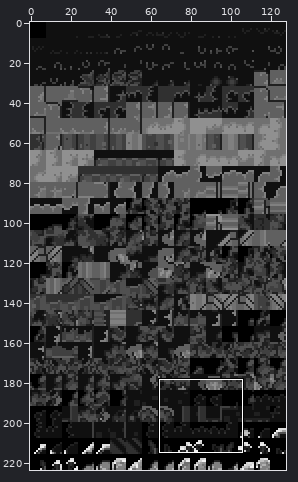
Sprite sheet -- data/tilesets/primary/ikigai_outdoors/tiles.png. The first picture is a wide view before the edit; the outline marks the close-up.
Close-up. The starting point:
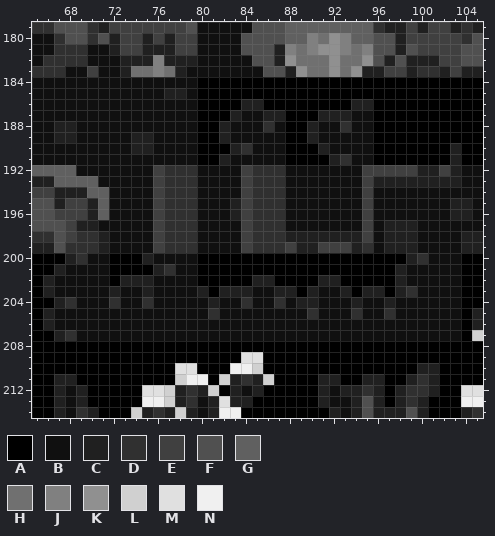
The file is 128x224 pixels. Shown: x 65..105, y 179..214.
Palette (. is transparent): A #000000  B #101010  C #202020  D #303030  E #404040  F #505050  G #606060  H #707070  J #808080  K #909090  L #d0d0d0  M #e0e0e0  N #f0f0f0
Pixels before, first column x 65:
179 DDFFFDCEEEEEEEFBBBBBFFFGGGGGGGGDCCECEECDC
180 BBDFFDFCEECECEEBBBBFFFFGGJHKJGGFFCEEEEEDF
181 BBDDDBBCEECCCEEBBBBFFFCJHJKKJHJFFCFEEEEFF
182 BDDDDBBBCCCJCCCBBBBBFFCKHHHKHHKFCFCCCEEFF
183 DDDBBEBBCHHJHCBBBBBBBFFCKHHKHKCCEECDDCECC
184 BBBBBBBBBBBBBBBAAAAAAAAAAAAAAAAAAAAAAAAAA
185 BBBBBBBBBBBBCCBAAAAAAAAAAAAAAAAAAAAAAAAAA
186 BBBBBBBBBBBBBBBAAAACCAAAAAAAACCAAAAAAAAAA
187 BBBBBBBBBBBBBBBAAACBBCCAAACCCBBAAAAAAAAAA
188 BBCCBBBBBBBBBBBAACBBBDBAACBBDBBAAAAAAAAAA
189 BBCCBBBBBCCBBBBAACBBBBBAACBBBBBAAAAAAAAAA
190 BBBBBBBBBCCBBBBAAACDBBBAAACBBBBAAAAAAACAA
191 BBBBBBBBBBBBBBBAACBBBBBAAAACDBBAAAAAAACAA
192 GGGGBBBBBBBEDDDBBBBEDDDBBBBBBBEEEEECCECBB
193 CCGGGGBBBBBEDDDBBBBEDDDBBBBBBBECCCCCCCCBB
194 EECCCGGBBBBEDDDBBBBEDDDBBBBBBBEBBBBBBBBBB
195 FFCEECGBBBBEDDDBBBCEDDDBBBBBBBEBBBBBBBCCB
196 FFEEECGBBBBEDDDBBBCEDDDBBBBBBBEBBBBBBBCCB
197 FFFECCBBBBBEDDDBBBBEDDDBBBBBBBEBCCCBBBBBB
198 DDFEDDCBBBBEDDDBBBBEDDDCCCCCCCEBCCCBBBBCC
199 CCFDDDCBBBBEDDDBBBBEDDDECCEEECDBCCCBBBBCC
200 AAACDBBAAACBBBBAAAAAAAAAAAAAAAAAAACDBBBAA
201 AACBBBBAAAACDBBAAAAAAAAAAAAAAAAAACBBBBBAA
202 ACBBBBBACCCBBBBAAAAACCAAAACCAAAAACBBBBBAA
203 ACBBBBBCBBCBBBBCACCCBBCCACBBCACCACDBBBBAA
204 AACDBBBDBBDBBBBBCBBDBBDBCCBBBCBBCBBBBBBAA
205 ACBBBBBBBBBBBBBBDBBBBBBBBDBBBDBBDBBBBBBAC
206 ACBBBBBBBBBBBBBBBBBBBBBBBBBBBBBBBBBBBBBAC
207 AACDBBBBBBBBBBBBBBBBBBBBBBBBBBBBBBBBBBBAL
208 AAAAAAAAAAAAAAAAAAAAAAAAAAAAAAAAAAAAAAAAA
209 AAAAAAAAAAAAAAAAAAAMMAAAAAAAAAAAAAAAAAAAA
210 AAAAAAAAAAAAAMMAAANNLAAAAAAAAAAAAAACCAAAA
211 AACCAAAAAAAAALNNALCDCLAAAACCAACCAACDCAAAA
212 AACBCAAAAAMMLCDCLACBCAAAAACBCCDCACDDCAAMM
213 AACBCAAAAANNLCDBCMCCAAAAAACBBCFCACDCAAANN
214 AACBDCAAALCDCLCBCNNAAAAAAAACBCFCCCFCAAACD
And afterwards:
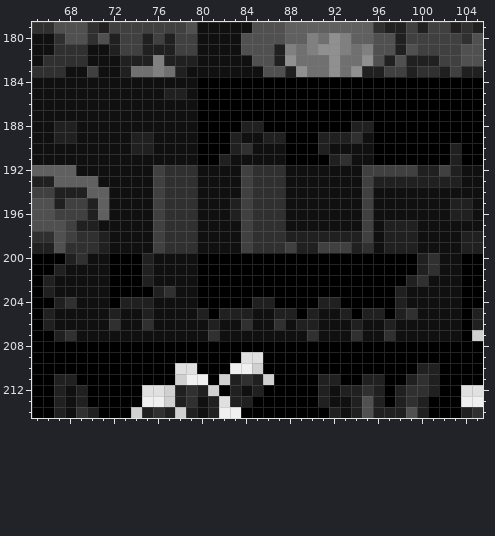
What changed:
{"y":186,"x":84,"old":"CC","new":"AA"}
{"y":186,"x":94,"old":"CC","new":"AA"}
{"y":187,"x":83,"old":"CBBCC","new":"AAAAA"}
{"y":187,"x":91,"old":"CCCBB","new":"AAAAA"}
{"y":188,"x":82,"old":"CBBBDB","new":"AACCAA"}
{"y":188,"x":90,"old":"CBBDBB","new":"AAAACC"}
{"y":189,"x":82,"old":"CB","new":"AC"}
{"y":189,"x":86,"old":"BB","new":"CC"}
{"y":189,"x":90,"old":"CBBBB","new":"ACCCD"}
{"y":200,"x":99,"old":"CDB","new":"ACD"}
{"y":201,"x":75,"old":"ACD","new":"CBB"}
{"y":201,"x":98,"old":"CBBB","new":"AACD"}
{"y":202,"x":73,"old":"CC","new":"AA"}
{"y":202,"x":85,"old":"CC","new":"AA"}
{"y":202,"x":91,"old":"CC","new":"AA"}
{"y":202,"x":98,"old":"CBB","new":"ACD"}
{"y":203,"x":72,"old":"CBBCBB","new":"AAAACD"}
{"y":203,"x":80,"old":"C","new":"A"}
{"y":203,"x":82,"old":"CCCBBCC","new":"AAAAAAA"}
{"y":203,"x":90,"old":"CBBC","new":"AAAA"}
{"y":203,"x":95,"old":"CC","new":"AA"}
{"y":203,"x":99,"old":"D","new":"B"}
{"y":204,"x":72,"old":"DBBD","new":"ACCC"}
{"y":204,"x":80,"old":"BCBBDBBDBCCBBBCBBCB","new":"AAAAACCAAAACCAAAAAC"}
{"y":205,"x":72,"old":"B","new":"C"}
{"y":205,"x":75,"old":"B","new":"C"}
{"y":205,"x":80,"old":"BDBBB","new":"CACCC"}
{"y":205,"x":87,"old":"BBBD","new":"CCAC"}
{"y":205,"x":93,"old":"BDBBDBB","new":"CACCACD"}
{"y":206,"x":72,"old":"B","new":"D"}
{"y":206,"x":75,"old":"B","new":"D"}
{"y":206,"x":81,"old":"B","new":"C"}
{"y":206,"x":84,"old":"B","new":"D"}
{"y":206,"x":87,"old":"B","new":"D"}
{"y":206,"x":89,"old":"BB","new":"CC"}
{"y":206,"x":94,"old":"B","new":"C"}
{"y":206,"x":97,"old":"B","new":"C"}
{"y":207,"x":81,"old":"B","new":"D"}
{"y":207,"x":90,"old":"B","new":"D"}
{"y":207,"x":94,"old":"B","new":"D"}
{"y":207,"x":97,"old":"B","new":"D"}
{"label":"changed","picture_box":[219,99,373,143]}
{"label":"changed","picture_box":[109,253,439,341]}
